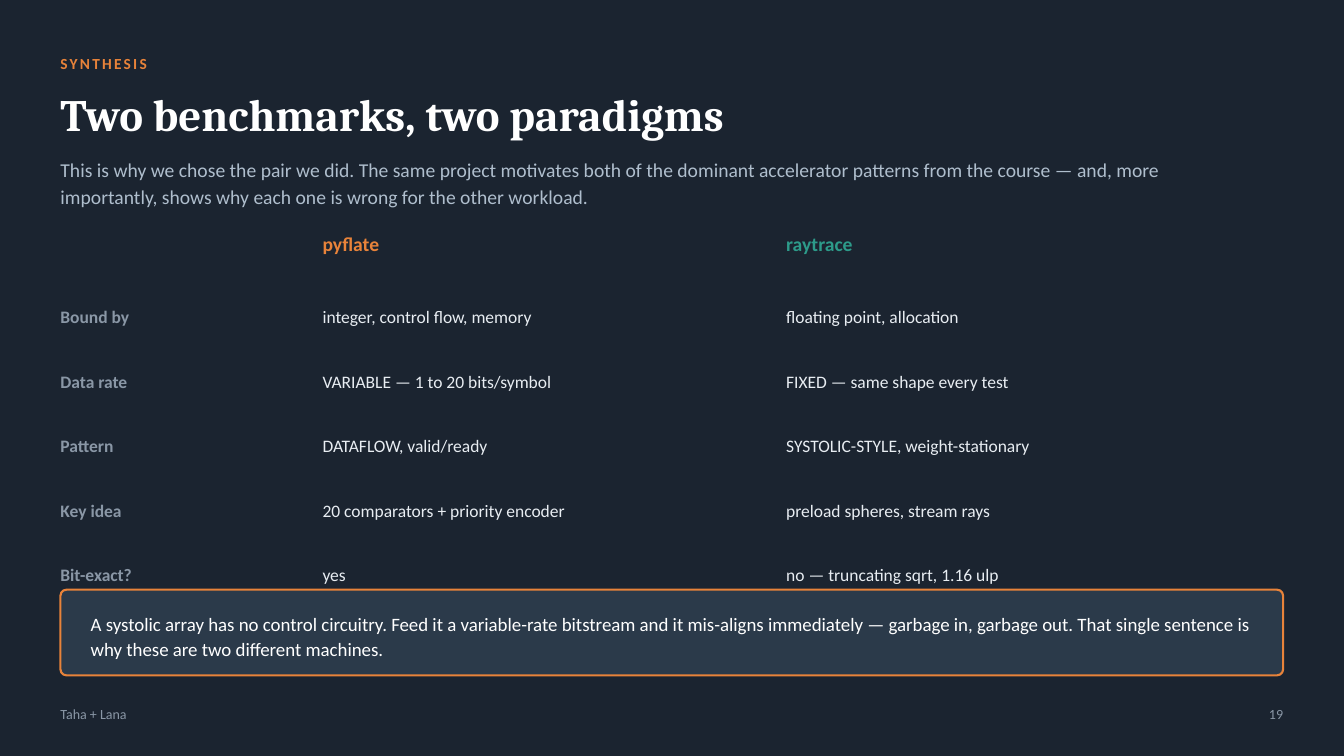
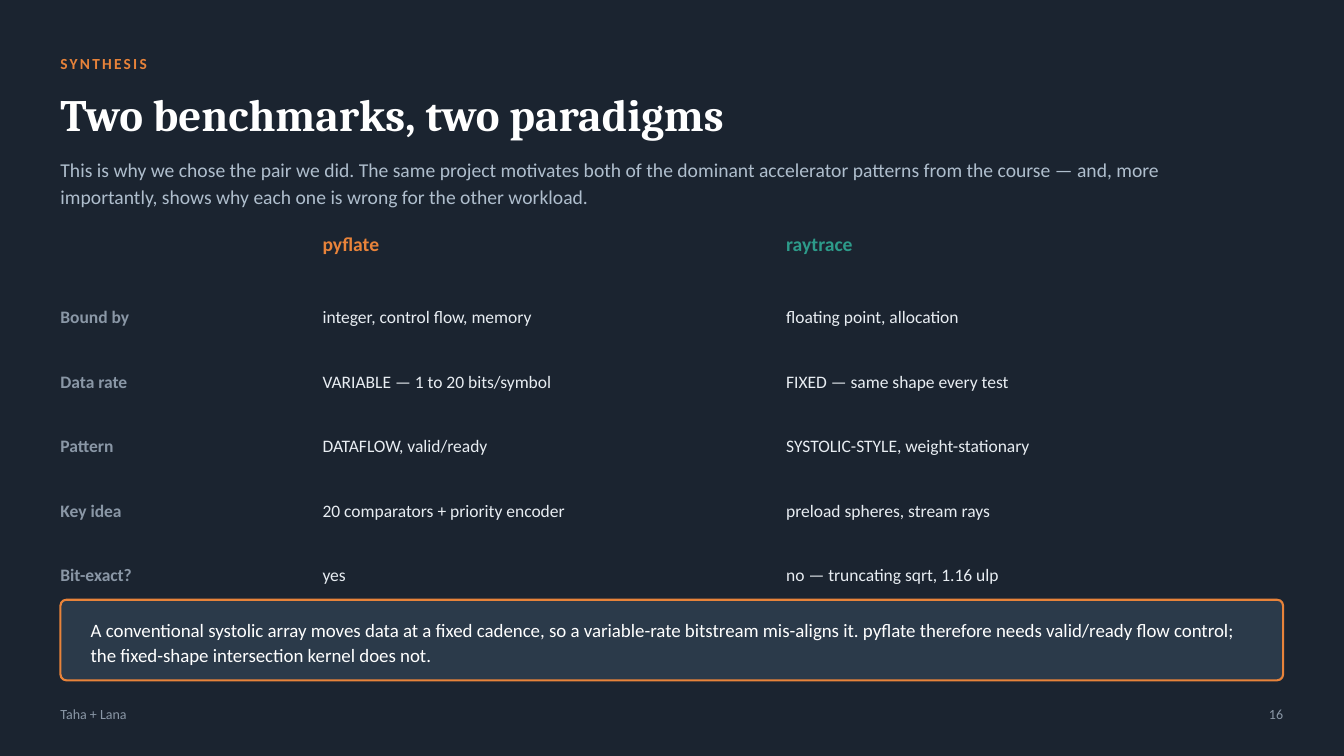
Before and after one commit to taha-tahaa/hwsw-codesign-project, a slide deck: slide 16 of presentation/HWSW_CoDesign_Final_Taha_Lana.pptx (slide 19 before the commit). Drawn at 1344x756 pixels with LibreOffice and Linux fonts; fonts in the diff are those of the drawing. Boxes give left, top, right and bottom in pixels: in the first picture for what was removed or moved away, otherwise in the second. Text is boxed around its words. In the diff, an @@ line names an element or a change of style, - is before the commit and + after.

```diff
--- a/presentation/HWSW_CoDesign_Final_Taha_Lana.pptx
+++ b/presentation/HWSW_CoDesign_Final_Taha_Lana.pptx
@@ rounded rectangle: place and size @@
-rounded rectangle at bbox=[60, 590, 1284, 676]
+rounded rectangle at bbox=[60, 600, 1284, 681]
@@ rounded rectangle at bbox=[60, 600, 1284, 681]: proportions changed @@
@@ text at bbox=[91, 624, 1233, 665]: text changed @@
-A systolic array has no control circuitry. Feed it a variable-rate bitstream and it mis-aligns immediately — garbage in, garbage out. That single sentence is why these are two different machines.
+A conventional systolic array moves data at a fixed cadence, so a variable-rate bitstream mis-aligns it. pyflate therefore needs valid/ready flow control; the fixed-shape intersection kernel does not.
@@ text at bbox=[1269, 709, 1283, 719]: text changed @@
-19
+16
```
Also in this commit, not shown: 20 other slides changed, 2 slides added, 4 slides removed, 2 other files.
